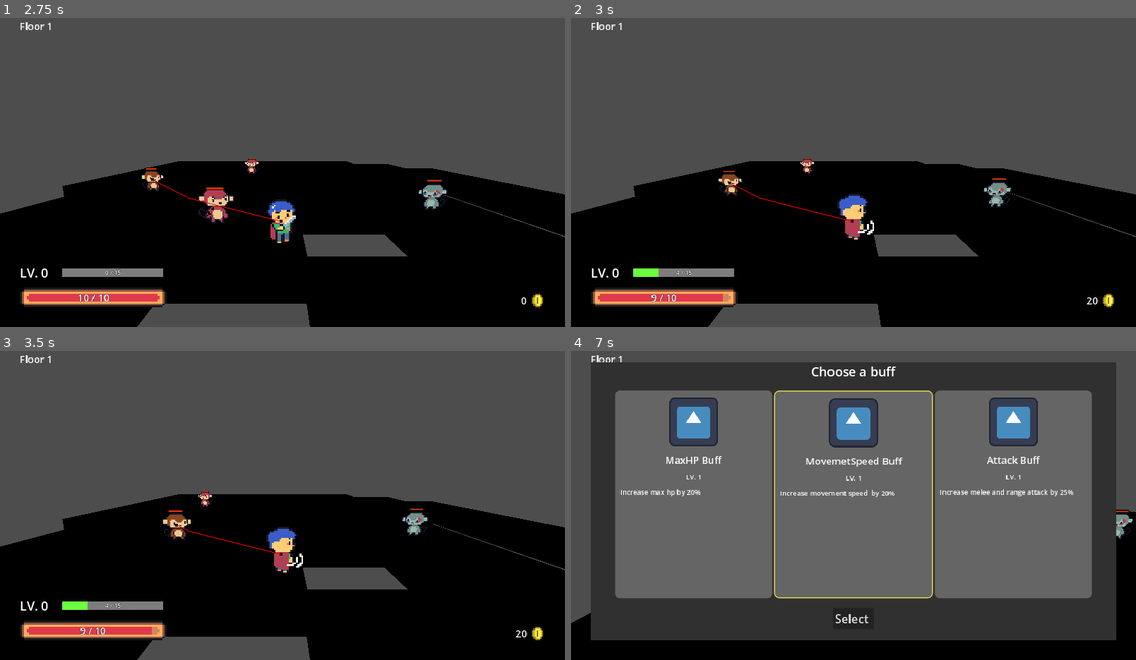
Above: before the commit, frames 1-4 (two rows, left to right).
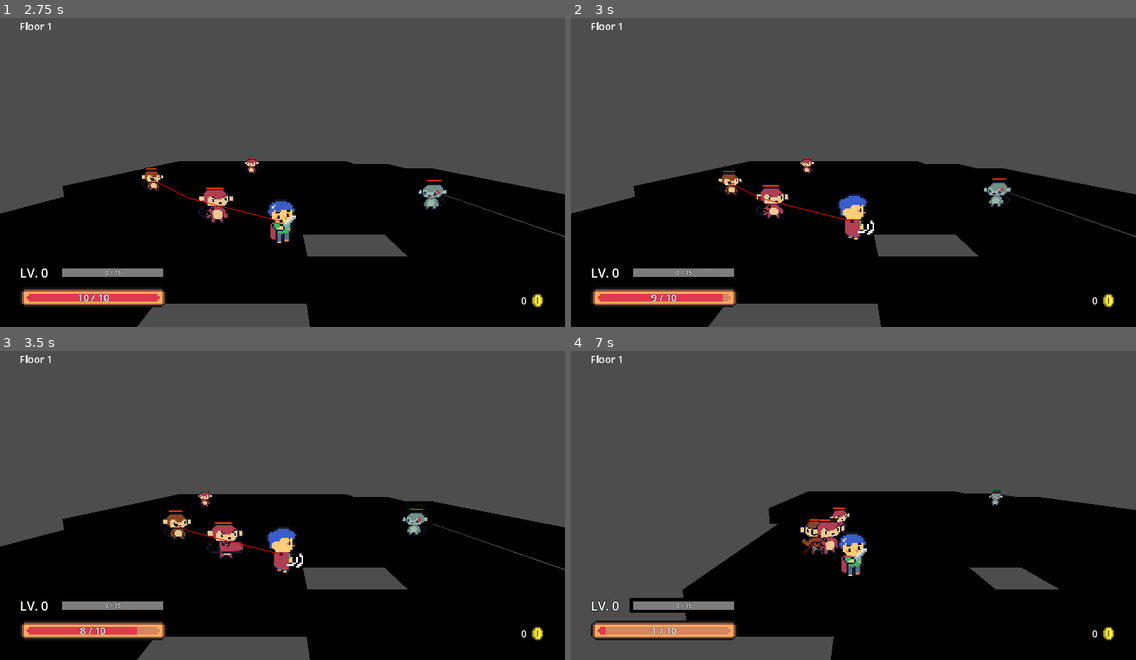
Above: after the commit, the same moments.

Repository: ArtMuchimuchi/FinalProject
Game: Godot game, scene res://user_interface/menu/main_menu/main_menu.tscn
The game is run twice, just before and just after one commit, with the same random seed, the same clock (stepped at 60 frames per second) and the same inputs. The project has no main scene, so this scene is started directly. The engine's default icon, where the game draws it, is replaced by a stand-in: a white triangle on a blue panel in a dark square. Sound files missing from this copy of the repository are replaced by a short silence.
Inputs (mouse positions are in pixels of both pictures, inside the frame that each line leads up to):
- Up to frame 1 (2.75 s): click "Start" at 0.5 s; move the mouse to (406, 150) at 1.27 s; hold Right (move_right) 1.28-2.03 s; tap Shift (dash) at 1.35 s; click (406, 150) at 1.42 s; move the mouse to (169, 184) at 2.02 s; hold Down (move_back) from 2.03 s (still down); tap Z (melee_attack) at 2.1 s
- Up to frame 2 (3 s): move the mouse to (910, 98) at 2.77 s; release Down (move_back) at 2.78 s; hold Right (move_right) from 2.78 s (still down); tap X (range_attack) at 2.85 s
- Up to frame 3 (3.5 s): keep holding Right (move_right)
- Up to frame 4 (7 s): move the mouse to (825, 564) at 3.52 s; release Right (move_right) at 3.53 s; hold Up (move_forward) 3.53-4.28 s; tap one key every 0.75 s from 3.6 s: Shift (dash) Z (melee_attack) X (range_attack) Shift (dash) Z (melee_attack); click (825, 564) at 3.67 s; move the mouse to (1023, 548) at 4.27 s; hold Left (move_left) 4.28-5.78 s; move the mouse to (684, 452) at 5.02 s; move the mouse to (695, 493) at 5.77 s; hold Down (move_back) 5.78-6.53 s; click (695, 493) at 5.92 s; move the mouse to (853, 493) at 6.52 s; hold Right (move_right) from 6.53 s (still down); click (853, 493) at 6.67 s

Frame 1 is identical in both runs. In frame 2, 0.6% of the frame differs, in the area x 11-94%, y 53-93%; in frame 3, 0.8%; in frame 4, 54%, in the area x 0-100%, y 3-100%.
Error before the commit: Attempt to call function 'store_string' in base 'null instance' on a null instance. (res://utils/saver_loader/saver_loader.gd:58)

Commit message:
Add reset level in reward manager
- Add reset level in reward manager and used default constant for player level and exp
- Add default player level and exp in constant number

Diff:
--- a/utils/constant/constant_number.gd
+++ b/utils/constant/constant_number.gd
@@ -14,11 +14,13 @@
 const playerDefense : int = 2
 const rebirthInvincibleDuration : float = 2.0
 const healingPerLevelUp : float = 0.3
+const defaultPlayerLevel : int = 0
+const defaultPlayerExp : int = 0
 
 const enemyMeleeType : int = 0
 const enemyRangeType : int = 1
 
-const enemyHealthPoint : int = 1
+const enemyHealthPoint : int = 10
 const enemySpeed : int = 4
 const enemyDashSpeed : int = 14
 const enemyDashDuration : float = 0.3
--- a/utils/reward_manager/reward_manager.gd
+++ b/utils/reward_manager/reward_manager.gd
@@ -1,8 +1,8 @@
 extends Node
 
 # Exp reward
-var currentLevel : int = 0
-var currentEXP : int = 0
+var currentLevel : int = ConstantNumber.defaultPlayerLevel
+var currentEXP : int = ConstantNumber.defaultPlayerExp
 var roomNode : Node
 var isRewarding : bool = false
 var rewardStack : int = 0
@@ -48,8 +48,6 @@
 
 # Check if player level uo
 func checkLevelUp():
-	# Update exp bar in hud for both current level and  exp
-	expIncreased.emit(currentEXP,getNextLevelExp(),currentLevel)
 	# Check if current exp enough to level up
 	if currentEXP >= nextLevelEXP:
 		var differenceOfEXP = currentEXP - nextLevelEXP
@@ -65,6 +63,9 @@
 	# Check if player have level up stack and buff selection doesn't show yet, add buff selection
 	if isRewarding == false && rewardStack > 0:
 		getLevelUpReward()
+	# Update exp bar in hud for both current level and  exp
+	expIncreased.emit(currentEXP,getNextLevelExp(),currentLevel)
+
 
 # Add buff selection window and add another one if player have level up stack
 func getLevelUpReward():
@@ -95,3 +96,9 @@
 # Un pause
 func unPauseRoom():
 	get_tree().paused = false
+
+
+# Reset player level and exp
+func resetLevel():
+	currentLevel = ConstantNumber.defaultPlayerLevel
+	currentEXP = ConstantNumber.defaultPlayerExp
